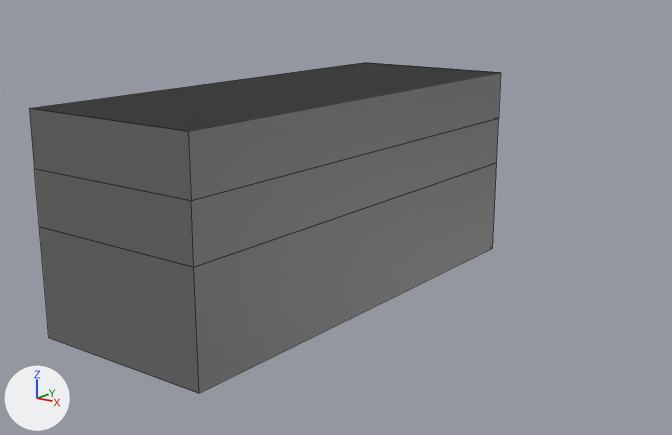
The Blender file obj_chest_Diana_01.blend as it was, and as the next commit left it.
Before and after are seen from a 50 mm lens placed at (9.26, -11.03, 5.44), pointed at (-0.03, 1.31, 1.29). The axes (+X, +Y, +Z) are drawn at lower left. The lights are the same throughout. The first picture is the older version. Mesh edges are drawn as thin lines.

Script lines for the objects in view, before the commit:
```python
me_cube_001 = bpy.data.meshes.new('Cube.001')
me_cube_001.from_pydata(...)  # 13 vertices, 7 faces; spans x -1.0..1.0, y -1.0..1.0, z -1.0..1.0
# before: 0 (-1.0, -1.0, -1.0) at pixel (48, 337), 1 (-1.0, 1.0, -1.0), 2 (-1.0, 1.0, 1.0) at pixel (363, 62), 3 (1.0, -1.0, -1.0) at pixel (199, 393), 4 (1.0, 1.0, -1.0) at pixel (492, 248)
# before: 5 (1.0, 1.0, 1.0) at pixel (500, 72), 6 (-1.0, -1.0, 0.0) at pixel (39, 226), 7 (-1.0, 1.0, 0.0), 8 (1.0, 1.0, 0.0) at pixel (496, 162), 9 (1.0, -1.0, 0.0) at pixel (193, 267)
# before: 10 (-1.0, -1.0, 0.5) at pixel (34, 168), 11 (-1.0, 1.0, 0.5), 12 (1.0, 1.0, 0.5) at pixel (498, 118)
me_cube_002 = bpy.data.meshes.new('Cube.002')
me_cube_002.from_pydata(...)  # 12 vertices, 7 faces; spans x -1.0..1.0, y -1.0..1.0, z 0.0..1.0
ob_cube = bpy.data.objects.new('Cube', me_cube_001)
ob_cube.location = (-0.23, 0.6, 1.88)
ob_cube.scale = (1.54, 3.97, 1.69)
_m = ob_cube.modifiers.new('Mirror', 'MIRROR')
ob_cube_001 = bpy.data.objects.new('Cube.001', me_cube_002)
ob_cube_001.location = (-0.23, 0.6, 1.88)
ob_cube_001.scale = (1.54, 3.97, 1.69)
_m = ob_cube_001.modifiers.new('Mirror', 'MIRROR')
```
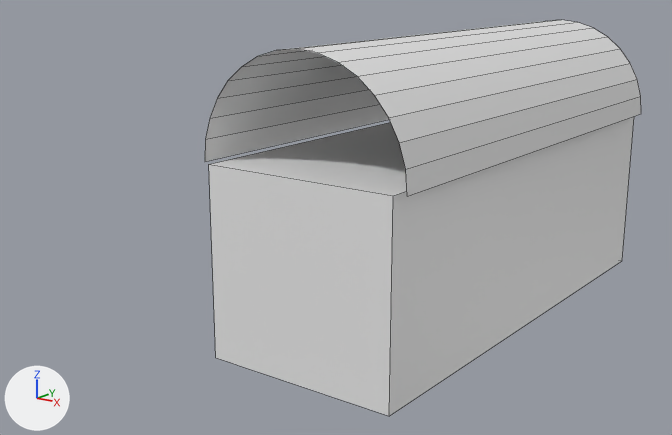
Commit message: Update obj_chest_Diana_01.blend
model: created rounded chest lid from cylinder。

Patch to the scene script:
```diff
--- a/obj_chest_Diana_01.blend.py
+++ b/obj_chest_Diana_01.blend.py
@@ me_cube_001 @@
 # used by ob_cube; location = (-0.23, 0.6, 1.88); scale = (1.54, 3.97, 1.69)
 # verts and faces of me_cube_001; kept vertices keep their numbers, new ones are numbered from 13
-me_cube_001.from_pydata(...)  # 13 vertices, 7 faces; spans x -1.0..1.0, y -1.0..1.0, z -1.0..1.0
+me_cube_001.from_pydata(...)  # 8 vertices, 6 faces; spans x -1.0..1.0, y -1.0..1.0, z -1.0..1.0
+# me_cube_001 part 1
+delete_vertices([*range(6, 13)])  # with the faces that use them
+verts[13] = (-1.0, -1.0, 1.0)  # pixel (208, 164)
+verts[14] = (1.0, -1.0, 1.0)  # pixel (393, 195)
+faces += [(0, 13, 2, 1), (1, 2, 5, 4), (3, 4, 5, 14), (0, 3, 14, 13), (2, 13, 14, 5)]
@@ me_cylinder @@
+me_cylinder.from_pydata(...)  # 34 vertices, 16 faces; spans x -1.0..1.0, y -1.0..0.0, z -1.0..1.0
@@ ob_cube @@
 ob_cube = bpy.data.objects.new('Cube', me_cube_001)
-ob_cube.location = (-0.23, 0.6, 1.88)
-ob_cube.scale = (1.54, 3.97, 1.69)
-_m = ob_cube.modifiers.new('Mirror', 'MIRROR')
+ob_cube.location = (1.22, 3.06, 1.06)
+ob_cube.scale = (1.64, 4.36, 1.55)
@@ ob_cube_001 @@
-ob_cube_001 = bpy.data.objects.new('Cube.001', me_cube_002)
-ob_cube_001.location = (-0.23, 0.6, 1.88)
-ob_cube_001.scale = (1.54, 3.97, 1.69)
-_m = ob_cube_001.modifiers.new('Mirror', 'MIRROR')
@@ ob_cylinder @@
+ob_cylinder = bpy.data.objects.new('Cylinder', me_cylinder)
+ob_cylinder.location = (1.22, 3.06, 2.62)
+ob_cylinder.rotation_euler = (-1.57, 0.0, 0.0)  # degrees (-90, 0, 0)
+ob_cylinder.scale = (1.81, 1.77, 4.28)
```

Location of each change, [x1, y1, x2, y2] in pixels of the pictures (672 x 435 px):
'Cube', reshaped, moved, rescaled, modifiers changed
    before: [40, 118, 499, 393]
    after: [209, 117, 634, 416]
'Cube.001', deleted
    before: [29, 63, 501, 267]
'Cylinder', added
    after: [205, 20, 641, 196]
